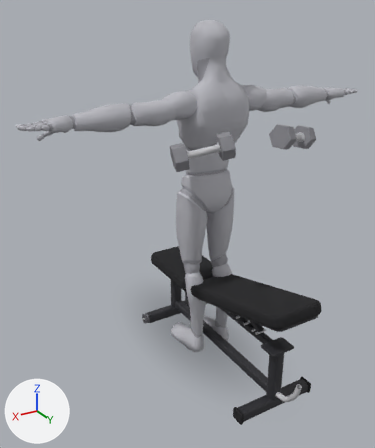
An edit to the glTF model app/src/main/assets/mannequins/db_incline_press_15.glb, drawn before and after from the same camera.
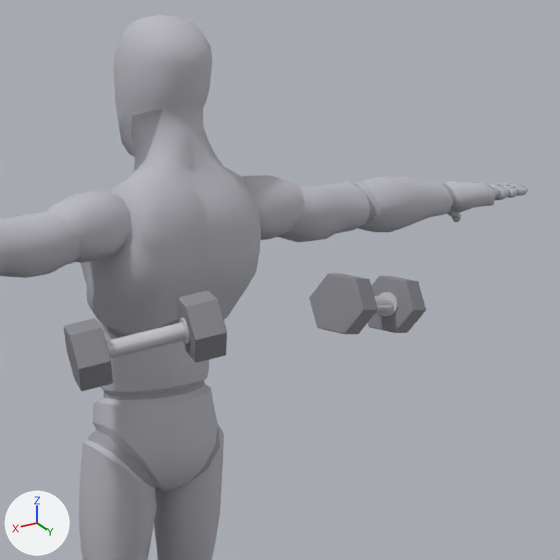
Each version appears first whole from a 50 mm camera at (1.459, 2.228, 1.914) aimed at (0.086, -0.062, 0.769), and next in a close-up on the part from 38% to 99% of the width and 3% to 54% of the height. Arrows for +X, +Y and +Z are at lower left; the lights stay in place. The older version's two pictures come first. Where no turn or scale is listed for an object, it has been applied to the vertices.

The older version as bpy lines, for what is in view:
```python
me_mesh_2 = bpy.data.meshes.new('Mesh_2')
me_mesh_2.from_pydata(...)  # 36 vertices, 64 faces; spans x -0.075..0.075, y -0.016..0.016, z -0.016..0.016
me_mesh_2.materials.append(mat_metal)  # light grey #c8c8cc
me_mesh_4 = bpy.data.meshes.new('Mesh_4')
me_mesh_4.from_pydata(...)  # 36 vertices, 68 faces; spans x -0.03..0.03, y -0.0606..0.0606, z -0.0525..0.0525
me_mesh_4.materials.append(mat_plate)  # grey #8a8a90
ob_dumbbell_l = bpy.data.objects.new('dumbbell_l', None)
ob_dumbbell_l.parent = ob_dumbbells
ob_dumbbell_l.location = (0.261, 0.359, 1.306)
ob_dumbbell_l.rotation_euler = (-1.018, -0.192, 2.801)  # degrees (-58, -11, 160)
ob_dumbbell_l_0 = bpy.data.objects.new('dumbbell_l_0', me_mesh_2)
ob_dumbbell_l_0.parent = ob_dumbbell_l
ob_dumbbell_l_0.location = (0.0, 0.0, 0.0)
ob_dumbbell_l_2 = bpy.data.objects.new('dumbbell_l_2', me_mesh_4)
ob_dumbbell_l_2.parent = ob_dumbbell_l
ob_dumbbell_l_2.location = (-0.105, 0.0, 0.0)
ob_dumbbell_l_4 = bpy.data.objects.new('dumbbell_l_4', me_mesh_4)
ob_dumbbell_l_4.parent = ob_dumbbell_l
ob_dumbbell_l_4.location = (0.105, 0.0, 0.0)
ob_dumbbell_r = bpy.data.objects.new('dumbbell_r', None)
ob_dumbbell_r.parent = ob_dumbbells
ob_dumbbell_r.location = (-0.261, 0.359, 1.306)
ob_dumbbell_r.rotation_euler = (-0.0331, -0.192, 0.341)  # degrees (-1.9, -11, 20)
ob_dumbbell_r_2 = bpy.data.objects.new('dumbbell_r_2', me_mesh_4)
ob_dumbbell_r_2.parent = ob_dumbbell_r
ob_dumbbell_r_2.location = (-0.105, 0.0, 0.0)
ob_dumbbell_r_4 = bpy.data.objects.new('dumbbell_r_4', me_mesh_4)
ob_dumbbell_r_4.parent = ob_dumbbell_r
ob_dumbbell_r_4.location = (0.105, 0.0, 0.0)
# also in view: 'body' at (0.0, -0.021, 0.915); 'body_1' at (0.0, 0.002, 0.882)
```
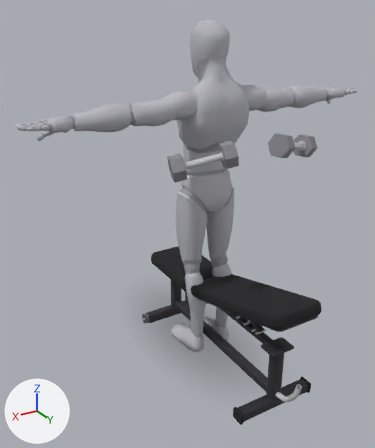
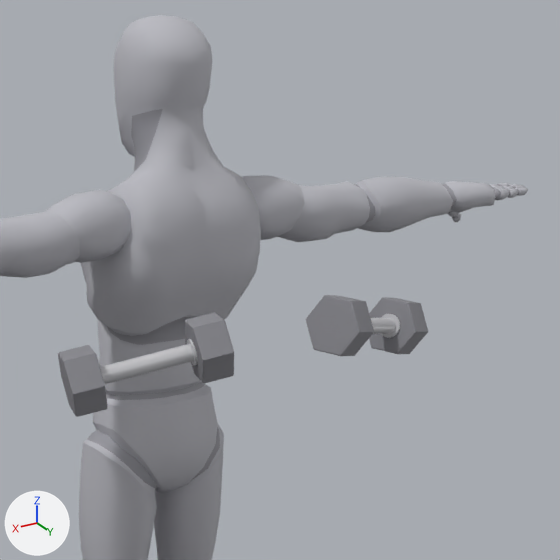
ob_dumbbell_r is not drawn itself; it is the parent of ob_dumbbell_r_0, ob_dumbbell_r_1, ob_dumbbell_r_2, ob_dumbbell_r_3, ob_dumbbell_r_4.
ob_dumbbell_l is not drawn itself; it is the parent of ob_dumbbell_l_0, ob_dumbbell_l_1, ob_dumbbell_l_2, ob_dumbbell_l_3, ob_dumbbell_l_4.

Diff of the bpy script that builds the scene:
```diff
--- a/app/src/main/assets/mannequins/db_incline_press_15.glb.py
+++ b/app/src/main/assets/mannequins/db_incline_press_15.glb.py
@@ ob_dumbbell_r @@
 ob_dumbbell_r.parent = ob_dumbbells
-ob_dumbbell_r.location = (-0.261, 0.359, 1.306)
+ob_dumbbell_r.location = (-0.261, 0.363, 1.264)
 ob_dumbbell_r.rotation_euler = (-0.0331, -0.192, 0.341)  # degrees (-1.9, -11, 20)
@@ ob_dumbbell_r_2 @@
 ob_dumbbell_r_2.parent = ob_dumbbell_r
-ob_dumbbell_r_2.location = (-0.105, 0.0, 0.0)
+ob_dumbbell_r_2.location = (-0.118, 0.0, 0.0)
@@ ob_dumbbell_r_4 @@
 ob_dumbbell_r_4.parent = ob_dumbbell_r
-ob_dumbbell_r_4.location = (0.105, 0.0, 0.0)
+ob_dumbbell_r_4.location = (0.118, 0.0, 0.0)
@@ ob_dumbbell_l @@
 ob_dumbbell_l.parent = ob_dumbbells
-ob_dumbbell_l.location = (0.261, 0.359, 1.306)
-ob_dumbbell_l.rotation_euler = (-1.018, -0.192, 2.801)  # degrees (-58, -11, 160)
+ob_dumbbell_l.location = (0.261, 0.363, 1.264)
+ob_dumbbell_l.rotation_euler = (-1.069, -0.199, 2.807)  # degrees (-61, -11, 161)
@@ ob_dumbbell_l_2 @@
 ob_dumbbell_l_2.parent = ob_dumbbell_l
-ob_dumbbell_l_2.location = (-0.105, 0.0, 0.0)
+ob_dumbbell_l_2.location = (-0.118, 0.0, 0.0)
@@ ob_dumbbell_l_4 @@
 ob_dumbbell_l_4.parent = ob_dumbbell_l
-ob_dumbbell_l_4.location = (0.105, 0.0, 0.0)
+ob_dumbbell_l_4.location = (0.118, 0.0, 0.0)
```

Changed parts and their boxes (x1, y1, x2, y2) in the close-ups (560 x 560 px):
'dumbbell_r_4', moved
    before: (309, 273, 378, 334)
    after: (305, 295, 374, 356)
'dumbbell_l_2', moved, turned
    before: (64, 318, 113, 391)
    after: (58, 345, 107, 417)
'dumbbell_l_4', moved, turned
    before: (178, 291, 227, 362)
    after: (185, 313, 234, 383)
'dumbbell_r_2', moved
    before: (368, 276, 426, 333)
    after: (369, 297, 429, 354)
'dumbbell_l_0', moved, turned
    before: (106, 322, 186, 358)
    after: (100, 344, 194, 384)
'dumbbell_r_0', moved
    before: (374, 296, 393, 312)
    after: (371, 318, 396, 334)
'dumbbell_r_1', moved
    before: (378, 292, 398, 316)
    after: (381, 314, 400, 338)
'dumbbell_l_3', moved, turned
    before: (180, 317, 190, 344)
    after: (187, 339, 198, 365)
